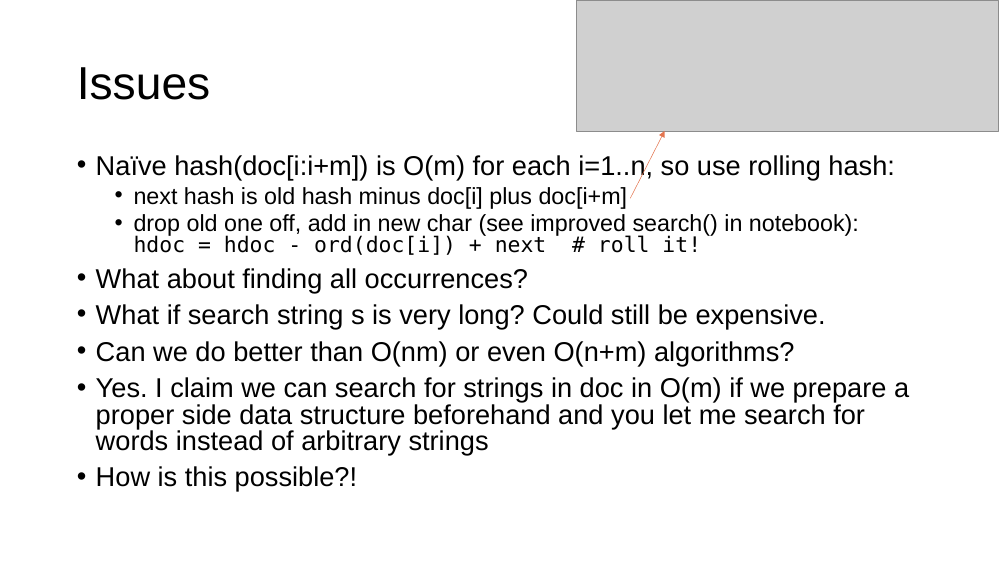
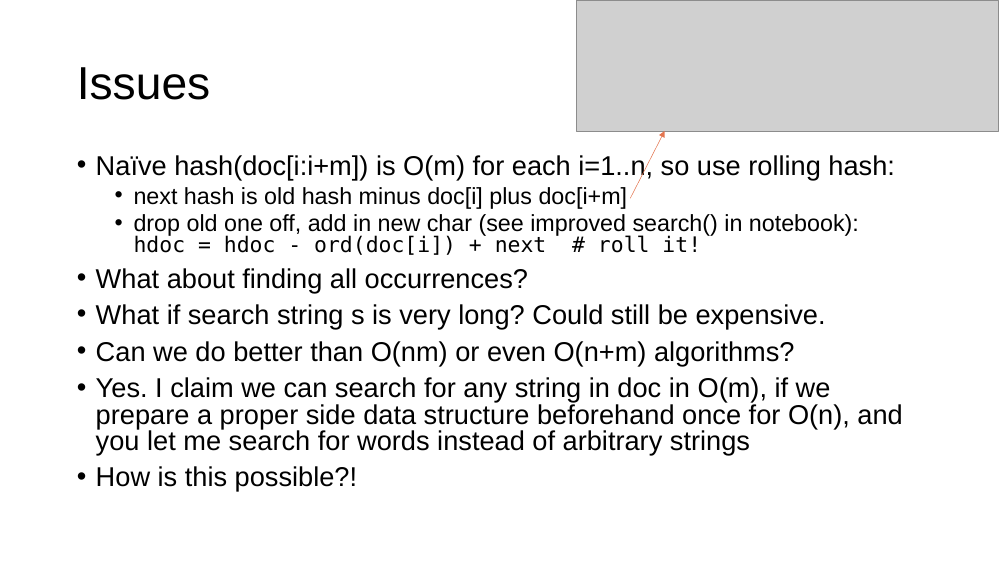
Before and after one commit to parrt/msds689, a slide deck: slide 8 of notes/searching.pptx. Drawn at 1008x567 pixels with LibreOffice and Linux fonts; fonts in the diff are those of the drawing; grey boxes stand for pictures; background and template pictures are left out. Boxes give left, top, right and bottom in pixels: in the first picture for what was removed or moved away, otherwise in the second. Text is boxed around its words. In the diff, an @@ line names an element or a change of style, - is before the commit and + after.

```diff
--- a/notes/searching.pptx
+++ b/notes/searching.pptx
@@ text at [96,377,902,455]: text changed @@
-• Yes. I claim we can search for strings in doc in O(m) if we prepare a proper side data structure beforehand and you let me search for words instead of arbitrary strings
+• Yes. I claim we can search for any string in doc in O(m), if we prepare a proper side data structure beforehand once for O(n), and you let me search for words instead of arbitrary strings
```
Also in this commit, not shown: 7 other slides changed, 3 other files.
